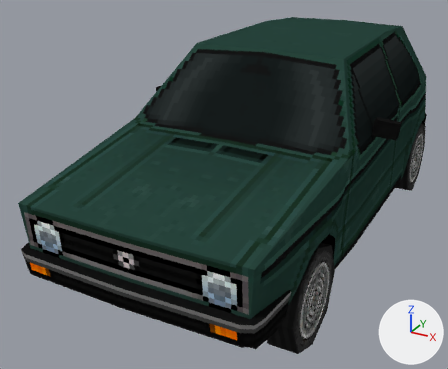
The Blender file Assets/Models/PSX_Style_Cars_by_GGBot_(August2023)/Car 03/Car3.blend: old version first, new version second.
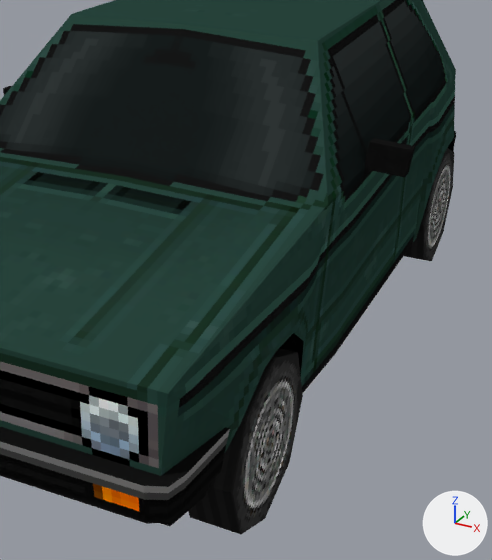
Each version appears first whole from a camera (50 mm lens) standing at (2.51, -5.83, 3.29) and looking at (-0.44, -0.48, 0.61), and next in a close-up on the part from 34% to 100% of the width and 9% to 100% of the height. The axes (+X, +Y, +Z) are drawn at lower right. The lights are the same throughout. The older version's two pictures come first.

Objects in the first close-up: 'Car3'.
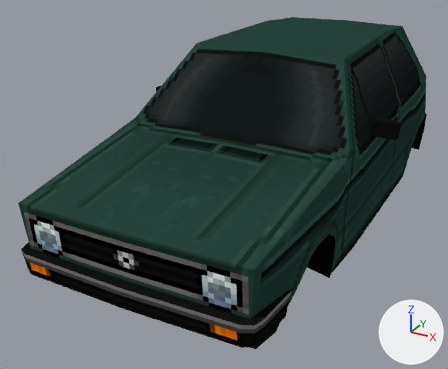
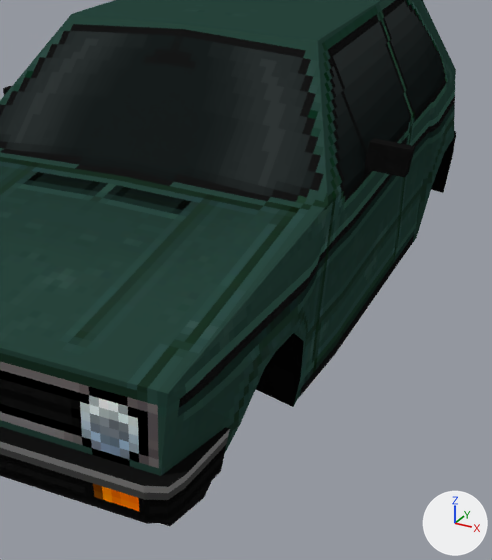
The change in detail:
me_car3 is used by ob_car3; location (0.0, 0.0, 0.0); rotation (1.571, 0.0, 0.0), in degrees (90, 0, 0).
me_car3 had 250 vertices, 329 faces and spanned x -1.32..1.32, y -0.04..2.1, z -2.78..2.83.
me_car3 now has 186 vertices, 265 faces and spans x -1.32..1.32, y 0.31..2.1, z -2.78..2.83.
me_car3 part 1: the loose piece of 16 vertices spanning x 0.84..1.11, y -0.04..0.89, z 1.29..2.22 is deleted.
me_car3 part 2: the loose piece of 16 vertices spanning x 0.82..1.09, y -0.04..0.89, z -2.3..-1.37 is deleted.
Other edits to the shape of me_car3 do not show in these pictures.

Location of each change, (x1, y1, x2, y2) in pixels of the close-ups (492 x 560 px):
'Car3', reshaped
    before: (0, 0, 456, 534)
    after: (0, 0, 456, 526)
part 1 of me_car3, deleted
    before: (188, 348, 303, 534)
part 2 of me_car3, deleted
    before: (404, 148, 454, 261)
